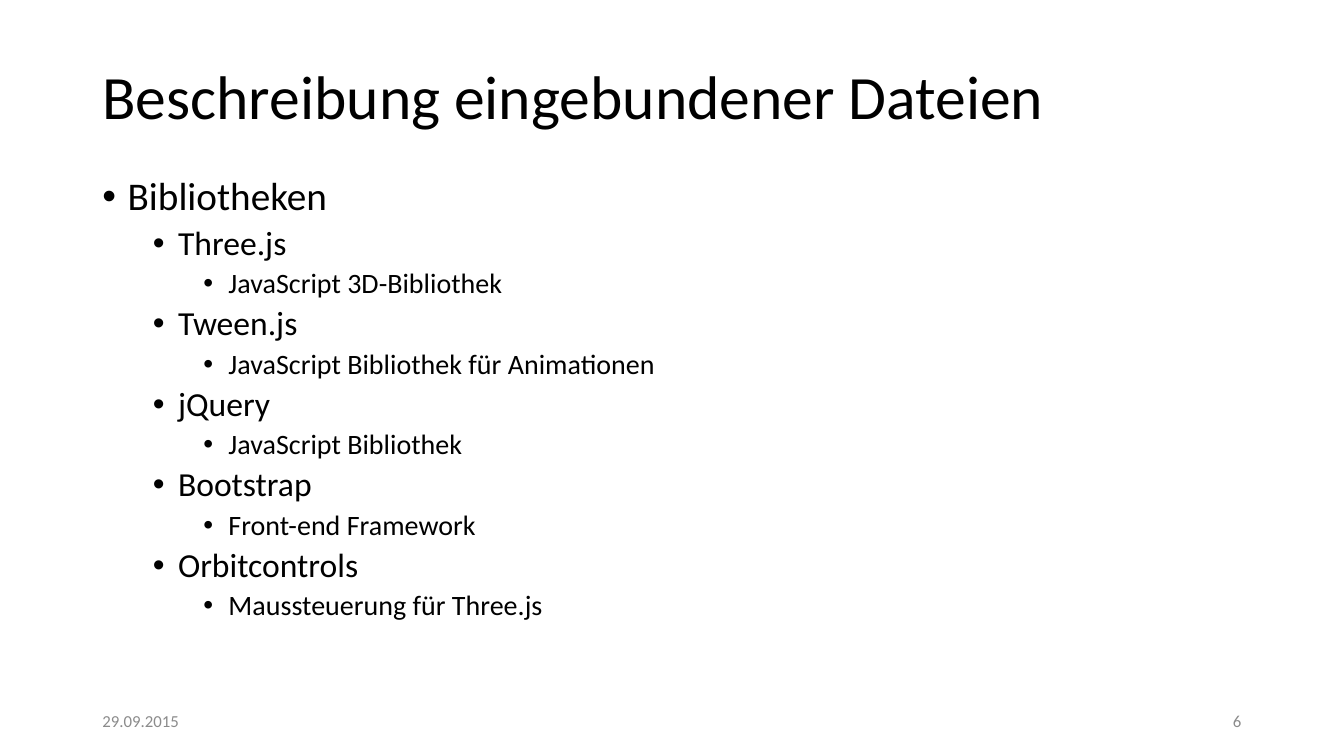
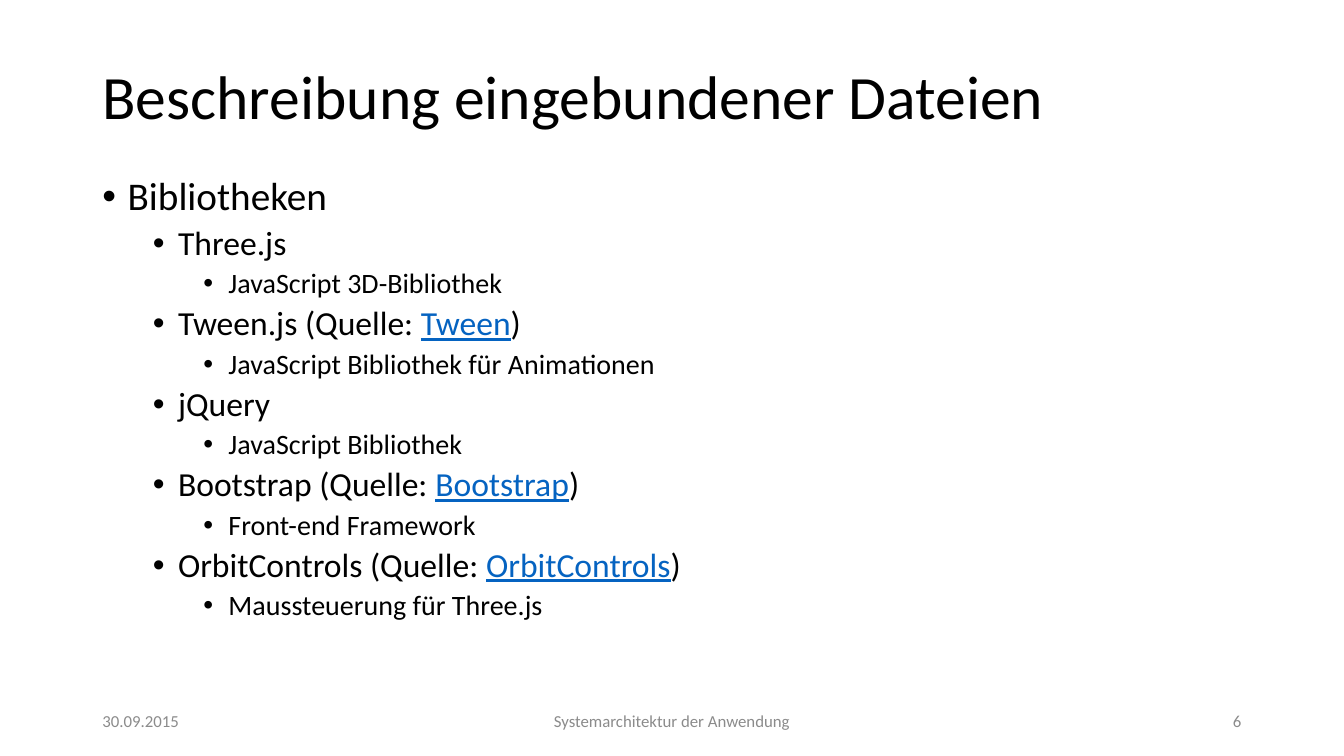
Before and after one commit to lukasleitsch/mensch-aergere-dich-nicht, a slide deck: slide 6 of Finale Präsentation.pptx. Drawn at 1344x756 pixels with LibreOffice and Linux fonts; fonts in the diff are those of the drawing. Boxes give left, top, right and bottom in pixels: in the first picture for what was removed or moved away, otherwise in the second. Text is boxed around its words. In the diff, an @@ line names an element or a change of style, - is before the commit and + after.

```diff
--- a/Finale Präsentation.pptx
+++ b/Finale Präsentation.pptx
@@ text at [178,310,521,341]: text changed @@
-  • Tween.js
+  • Tween.js (Quelle: Tween)
@@ text at [178,471,579,502]: text changed @@
-  • Bootstrap
+  • Bootstrap (Quelle: Bootstrap)
@@ text at [178,552,681,582]: text changed @@
-  • Orbitcontrols
+  • OrbitControls (Quelle: OrbitControls)
@@ text at [102,716,178,727]: text changed @@
-29.09.2015
+30.09.2015
@@ text added at [554,715,790,730], 12 pt, text #8C8C8C @@
+Systemarchitektur der Anwendung
```
Also in this commit, not shown: 21 other slides changed.
